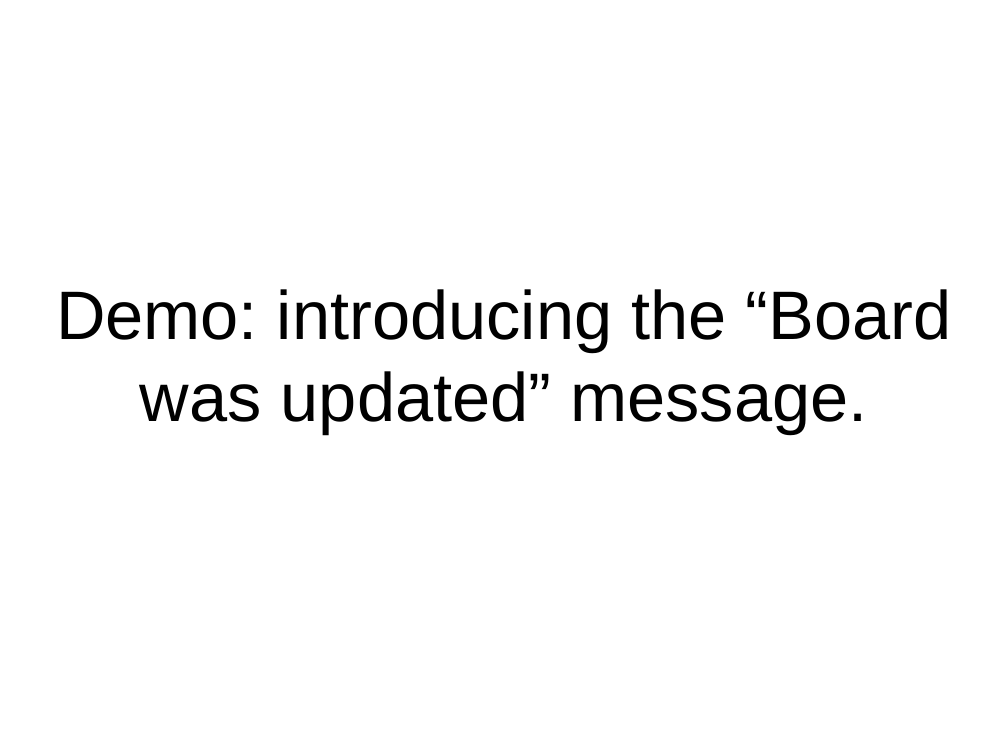
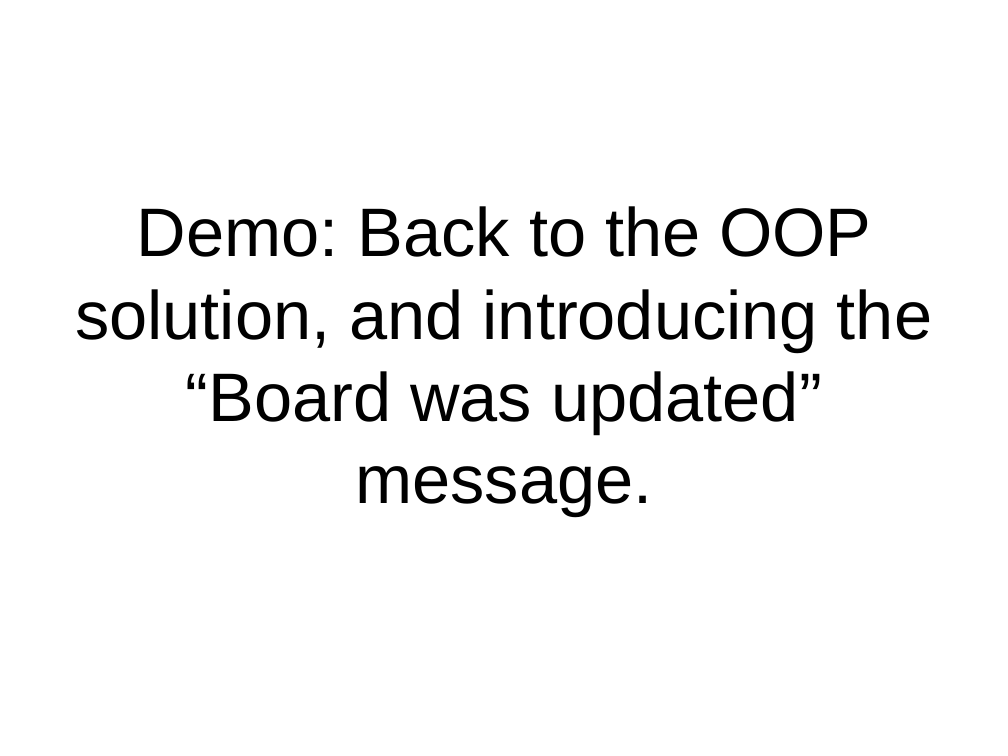
Before and after one commit to pseale/presentation-message-passing, a slide deck: slide 26 of message-passing.odp (slide 22 before the commit). Drawn at 1008x756 pixels with LibreOffice and Linux fonts; fonts in the diff are those of the drawing. Boxes give left, top, right and bottom in pixels: in the first picture for what was removed or moved away, otherwise in the second. Text is boxed around its words. In the diff, an @@ line names an element or a change of style, - is before the commit and + after.

```diff
--- a/message-passing.odp
+++ b/message-passing.odp
@@ subtitle at [75,206,932,517]: text changed @@
-Demo: introducing the “Board was updated” message.
+Demo: Back to the OOP solution, and introducing the “Board was updated” message.
```
Also in this commit, not shown: 3 other slides changed, 5 slides added, 1 slide removed, 7 other files.
